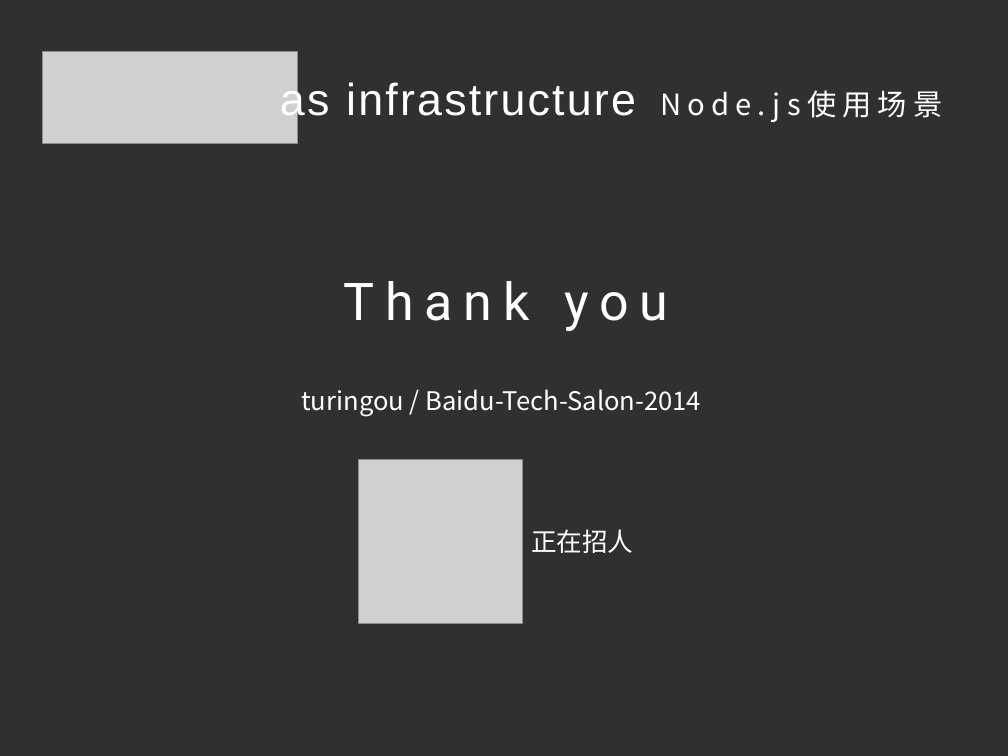
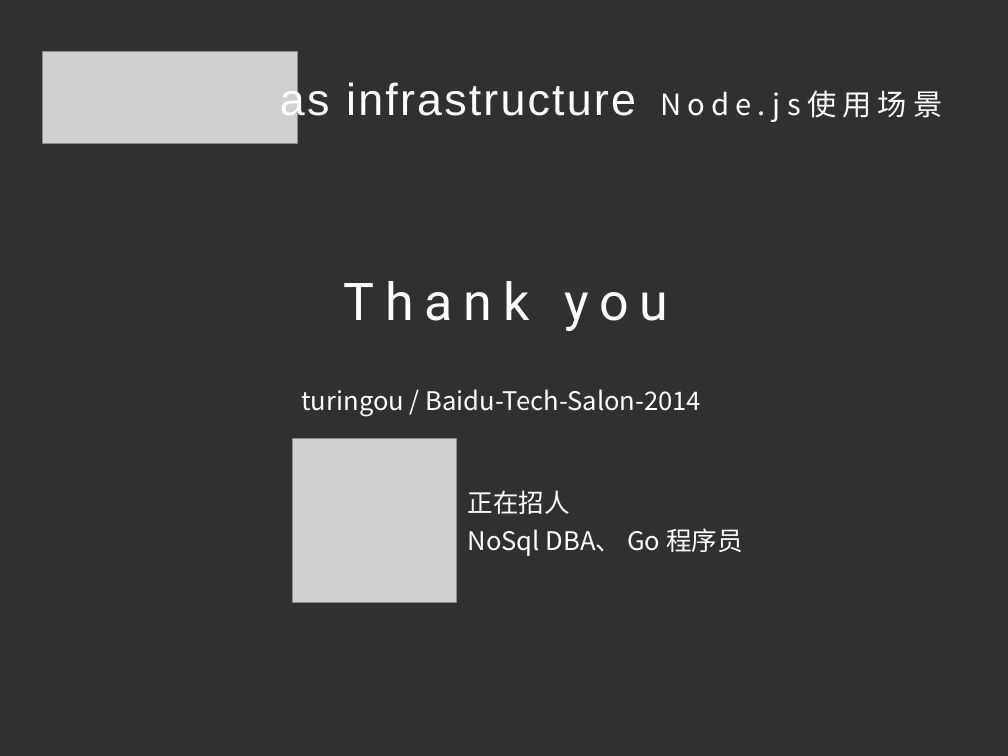
Before and after one commit to guo-yu/Baidu-Tech-Salon-2014, a slide deck: slide 16 of ppt/nodejs-as-infrastructure.pptx. Drawn at 1008x756 pixels with LibreOffice and Linux fonts; fonts in the diff are those of the drawing; grey boxes stand for pictures. Boxes give left, top, right and bottom in pixels: in the first picture for what was removed or moved away, otherwise in the second. Text is boxed around its words. In the diff, an @@ line names an element or a change of style, - is before the commit and + after.

Commit message:
Update slides

```diff
--- a/ppt/nodejs-as-infrastructure.pptx
+++ b/ppt/nodejs-as-infrastructure.pptx
@@ picture moved from (x1=359, y1=459, x2=522, y2=623) to (x1=293, y1=439, x2=457, y2=603) @@
@@ text "正在招人" moved from (x1=531, y1=529, x2=633, y2=553) to (x1=468, y1=490, x2=570, y2=514) @@
@@ text added at (x1=468, y1=528, x2=743, y2=556), 26 pt, text #FFFFFF @@
+NoSql DBA、 Go 程序员
```
Also in this commit, not shown: 1 other slide changed, 2 other files.
